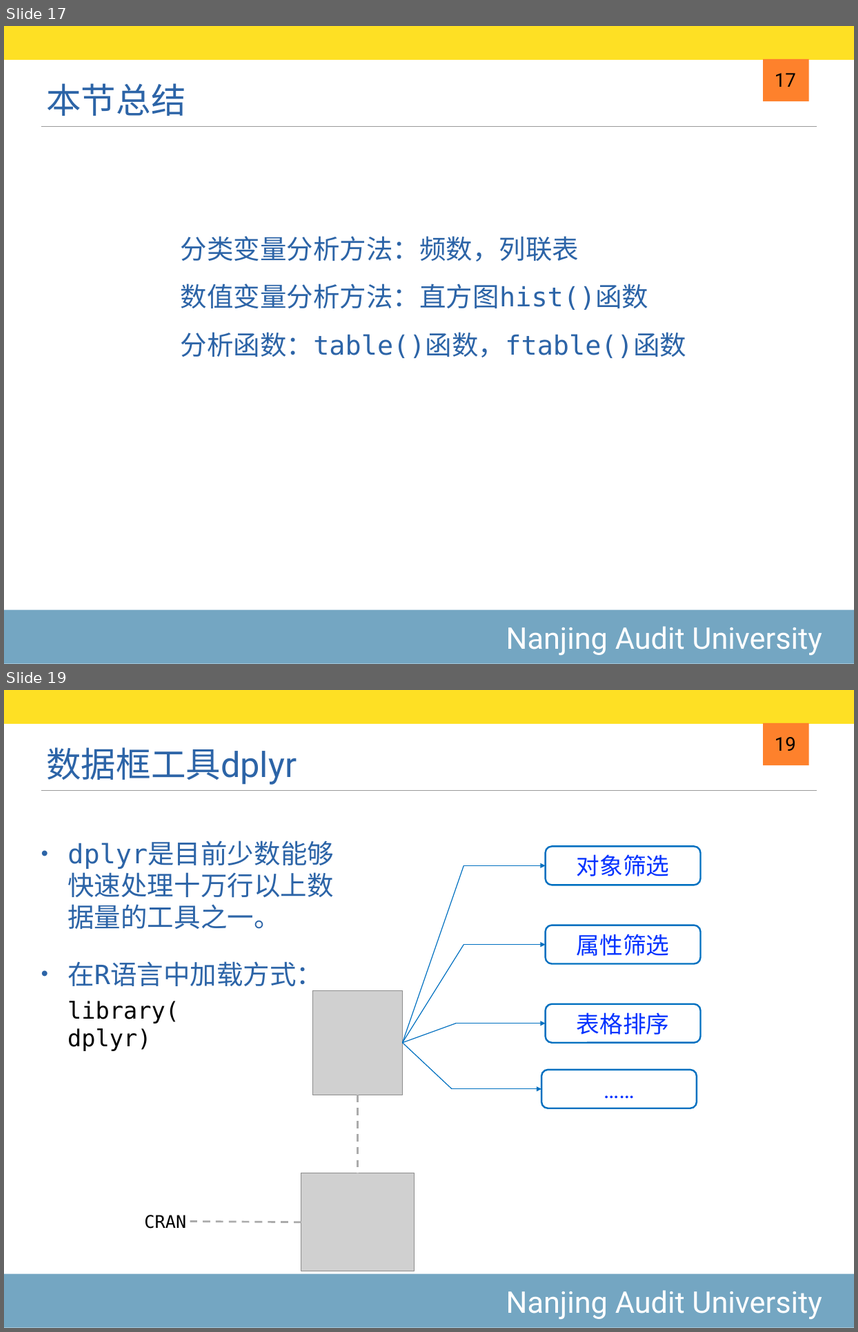
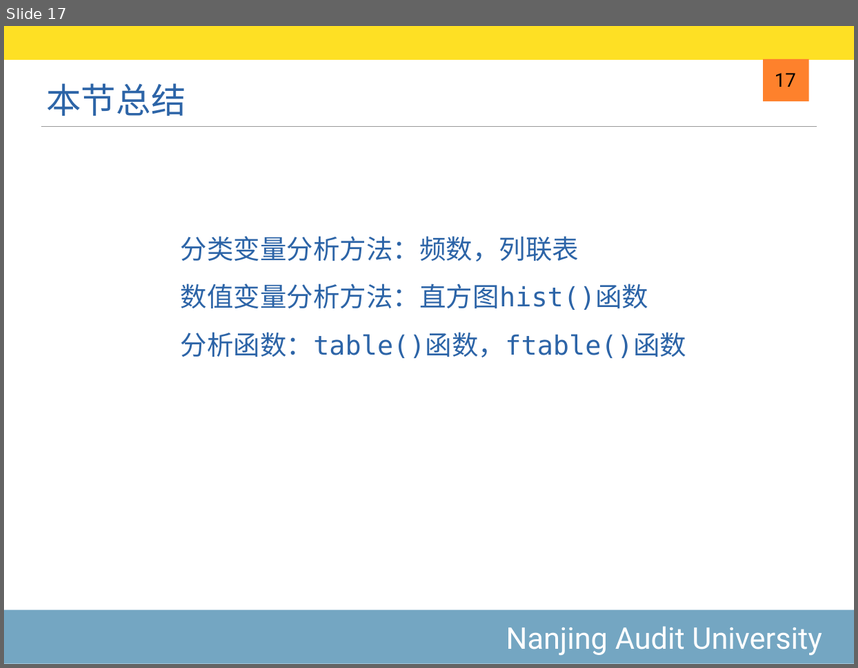
Before and after one commit to exoplanetX/DataAnalytics, a slide deck: 2019-6-数据框操作.pptx. Shown one above the other, each under a label of ours: slides 17 and 19 before the commit, slide 17 after it; the slides between them are not shown. The pictures are 858x1332 and 858x668 pixels, drawn with LibreOffice and Linux fonts; fonts in the diff are those of the drawing; grey boxes stand for pictures. Boxes give left, top, right and bottom in pixels: in the first picture for what was removed or moved away, otherwise in the second. Text is boxed around its words. In the diff, an @@ line names an element or a change of style, - is before the commit and + after.

```diff
--- a/2019-6-数据框操作.pptx
+++ b/2019-6-数据框操作.pptx
@@ slide 19 removed at (4,690,854,1328), background #FFFFFF; not listed: 4 template elements that a slide beside it also shows @@
@@ title removed at (46,747,297,785) @@
-数据框工具dplyr
@@ page number removed at (775,737,796,751) @@
-19
@@ rounded rectangle removed at (546,846,701,885) @@
-对象筛选
@@ line removed from (403, 1043) to (464, 866) @@
@@ arrow removed from (464, 866) to (546, 866) @@
@@ text removed at (67,904,323,992) @@
-• dplyr是目前少数能够快速处理十万行以上数据量的工具之一。
-• 在R语言中加载方式：
@@ rounded rectangle removed at (546,925,701,964) @@
-属性筛选
@@ line removed from (403, 1043) to (464, 945) @@
@@ arrow removed from (464, 945) to (546, 945) @@
@@ picture removed at (312,990,402,1094) @@
@@ text removed at (67,1000,179,1051) @@
-library(dplyr)
@@ rounded rectangle removed at (546,1004,701,1043) @@
-表格排序
@@ line removed from (403, 1043) to (456, 1023) @@
@@ arrow removed from (455, 1023) to (546, 1023) @@
@@ line removed from (403, 1043) to (452, 1089) @@
@@ rounded rectangle removed at (542,1069,697,1108) @@
-……
@@ arrow removed from (452, 1089) to (542, 1089) @@
@@ group removed at (144,1095,413,1271): 2 lines, 1 picture, 1 text @@
-CRAN
```
Also in this commit, not shown: 7 other slides removed, 2 other files.
